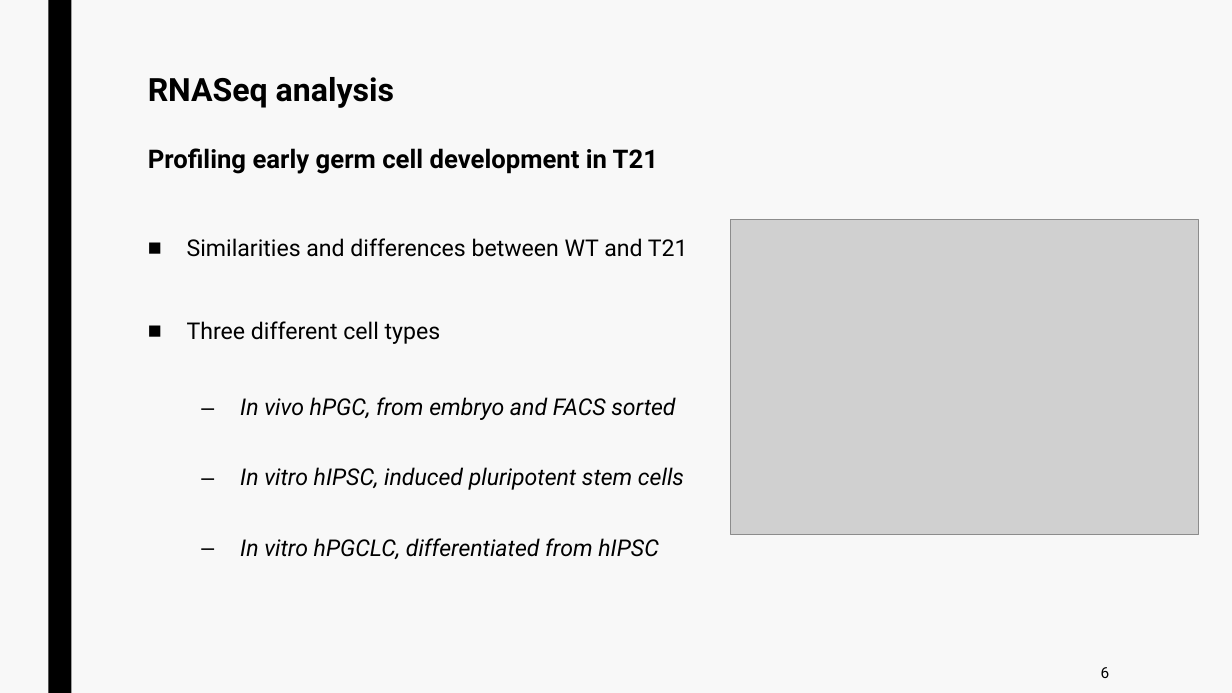
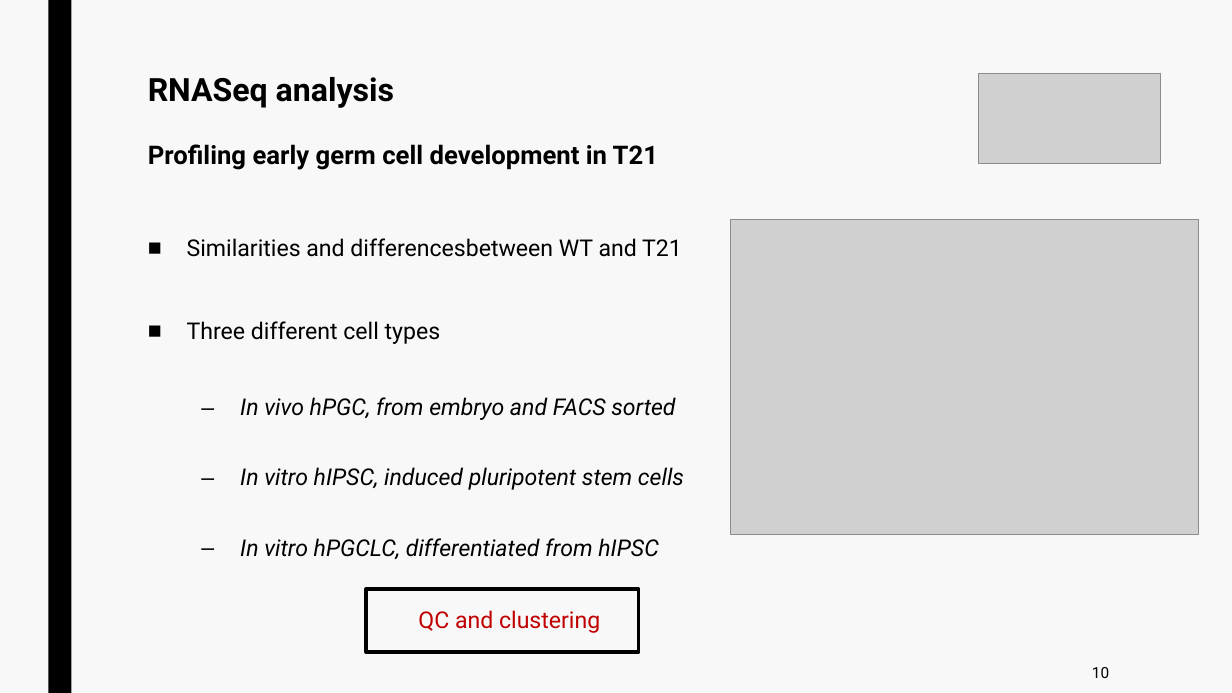
Before and after one commit to jurtasun/presentations, a slide deck: slide 11 of 202306_CRG_Postdoc/230623_GRG_Postdoc.ppt. Drawn at 1232x693 pixels with LibreOffice and Linux fonts; fonts in the diff are those of the drawing; grey boxes stand for pictures. Boxes give left, top, right and bottom in pixels: in the first picture for what was removed or moved away, otherwise in the second. Text is boxed around its words. In the diff, an @@ line names an element or a change of style, - is before the commit and + after.

```diff
--- a/202306_CRG_Postdoc/230623_GRG_Postdoc.ppt
+++ b/202306_CRG_Postdoc/230623_GRG_Postdoc.ppt
@@ title "RNASeq analysis Profiling early germ ..." rewrapped from (148,77,658,174) to (148,77,658,170) @@
@@ picture added at (979,73,1162,164) @@
@@ text at (187,238,682,257): spaces changed @@
-■ Similarities and differences between WT and T21
+■ Similarities and differencesbetween WT and T21
@@ rectangle added at (366,590,639,653), outline #000000 3 pt @@
@@ text added at (418,610,600,633), 18 pt, text #C00000 @@
+QC and clustering
@@ text at (1092,667,1109,678): text changed @@
-6
+10
```
Also in this commit, not shown: 10 other slides changed, 4 slides added, 5 slides removed, 1 other file.
